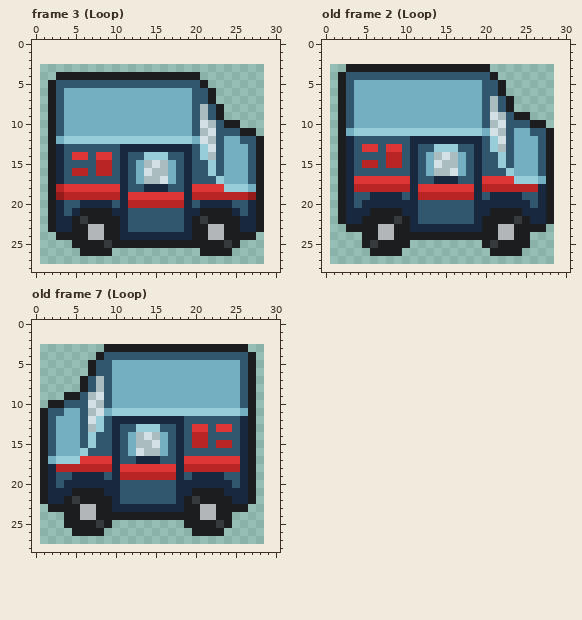
Two states of a pixel-art file, Assets/Art/Minigames/Delivery/truck.aseprite. The picture above was drawn from the file before the commit.
28x25 pixels, 9 frames. Shown: frame 3 (Loop), old frame 2 (Loop), old frame 7 (Loop). The old version is drawn lined up with the new one, on the new canvas. The commit also changed other frames, which this record leaves out.
The result:
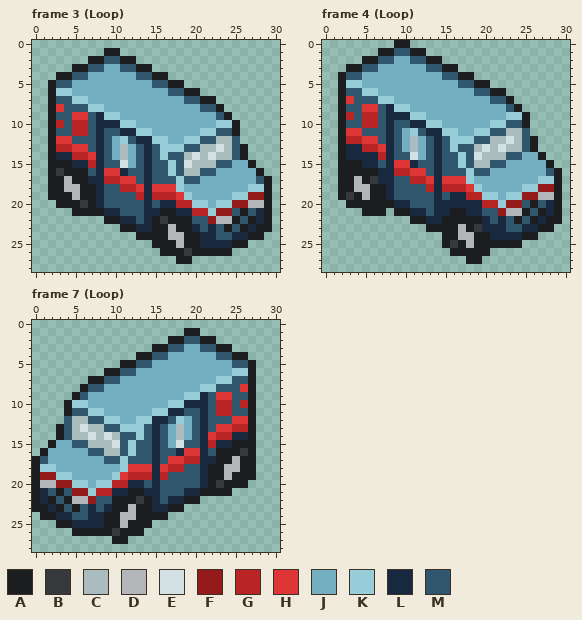
Palette (. is transparent): A #1b1d1f  B #373a3d  C #abbcbf  D #b2b6b9  E #d4e1e4  F #951a1a  G #b92424  H #de3636  J #73aec1  K #97cdd8  L #18283e  M #30576e
A new or re-ordered frame is compared with the old frame closest to it.
Difference:
canvas 28x25 -> 31x29, the old top-left corner now at 1,3
frames 9 -> 16
Changed rows in their new state; - is an unchanged pixel.
Frame 3 (Loop):
first column x 2:
 1 -------AA-------------------
 2 -----AAMMAA-----------------
 3 ---AAMMJJMMAA---------------
 4 ---MMJJJJJJMM--....---------
 5 ---JJJJJJJJJJ--AA...--------
 6 -KK------------MMAA..-------
 7 --MKK------------M-A--------
 8 -HMMMKK-----------JM--------
 9 --MHHMLKK---------JJJMA-----
10 -GMGGMLLLKK-------JJJKK-----
11 --MGGMLMMLLKK-----JKK--A..--
12 -HHMMMLMJ-MLL--JJ-KMMCCM...-
13 -GGHH-L-JCJM-MKKKM-CCECMA..-
14 --LGGHLMJCJ-LM---CECECCMA..-
15 -AALLGLM-EJMLMMK-ECCC-M--A.-
16 -BAAA-LHH--MLMMK-CC-MJ---J--
17 -ADAALLGGHHMLMMMKM-JJJ---JMA
18 -ADDAALMMGGH-HHHKJJJJJJJJKKA
19 -AADAALMMMMGLGGG-KJJJJJKK-FA
20 .AAABA-M-MMMLMLL-GKKJKKFFDDA
21 ...A---L-M--LLAAL-GGKFFMAMLA
22 .......---L-LABAAAMMFDD-MALA
23 .........AALLAADAALMLM-MA--A
24 -..........AAAADDA-LLMMLL-A-
25 ---..........---D--LLLL-A---
26 ----....------AAABA---------
27 ----------------AA----------
Frame 4 (Loop) is new; against old frame 2 (Loop):
first column x 2:
 0 -------AA-------------------
 1 -----AAMMAA-----------------
 2 ---AAMMJJMMAA---------------
 3 ---MMJJJJJJMM--....---------
 4 ---JJJJJJJJJJ--AA...--------
 5 -KK------------MMAA..-------
 6 --MKK------------M-A--------
 7 -HMMMKK-----------JM--------
 8 --MHHMLKK---------JJJMA-----
 9 -GMGGMLLLKK-------JJJKK-----
10 --MGGMLMMLLKK-----JKK--A..--
11 -HHMMMLMJ-MLL--JJ-KMMCCM...-
12 -GGHH-L-JCJM-MKKKM-CCECMA..-
13 --LGGHLMJCJ-LM---CECECCMA..-
14 --LLLGLM-EJMLMMK-ECCC-M--A.-
15 -AALL-LHH--MLMMK-CC-MJ---J--
16 -AAAALLGGHHMLMMMKM-JJJ---JMA
17 -ADABLLMMGGH-HHHKJJJJJJJJKKA
18 -ADDAALMMMMGLGGG-KJJJJJKKFFA
19 -BADAA-M-MMMLMLL-GKKJKKFFDDA
20 .AAAAAA--M--LLLLL-GGKFFMAMLA
21 ...A--.-A-L-LLAAL-MMFDDAMALA
22 .........AALLAAAAALMLMAMA--A
23 -..........AAAADABLLLMMLL-A-
24 ---..........--DD--LLLL-A---
25 ---......----ABADA-A---.----
26 ----....------AAAAA....-----
27 ----------------AA----------
Frame 7 (Loop) is new; against old frame 7 (Loop):
first column x 0:
 1 -------------------AA-------
 2 -----------------AAMMAA-----
 3 ---------......--MMJJMM--..-
 4 --------.....AA--JJJJJJ--AA.
 5 -------....AAMM----------M--
 6 -------..AAMM------------KK-
 7 ------.AA-M------------KKM--
 8 --------MJ-----------KKMMMH-
 9 ----.--JJJ---------KKLMHHM--
10 --..AKKJJJ-------KKLLLMGGMG-
11 -...AM-KK-JJJJJ--LLMMLMGGMM-
12 -...MCCMMKKJJKK--MKJ-L---HH-
13 -..AMCE-C-MKK-ML-JCJML---GG-
14 -..AMCCECEC-MKMLMJCJMLHGGL--
15 -.A--M-CCCE-KMMLMJE-MLGLLAA-
16 --J---J--CC-KMMLM--HHL-AAAB-
17 AM-JJJJJJMMK-MM--HHGGLLAADA-
18 AKKJJJJJJJJK---L-GGMMLAADDA-
19 AFFKKJJJJJKH---L-MM-M-AADAA-
20 ADDFFKKJKKGGLL-L--MMM-ABAAA.
21 ALMAMFFKGG-LAALL--M-L---A...
22 ALAM-DDFMMAAABAL-L--A.......
23 AAL-M-MLMLAADAA--AA........-
24 -AALLMMLL--DD----........---
25 ---A-LLLL-ADAAA----......---
26 ---------ABAAA------....----
27 ----------AA----------------
Boxes around the changes in both pictures, in picture pixels (x1, y1, x2, y2):
changed: (48, 48, 272, 264)
changed: (338, 40, 562, 264)
changed: (32, 328, 256, 544)
